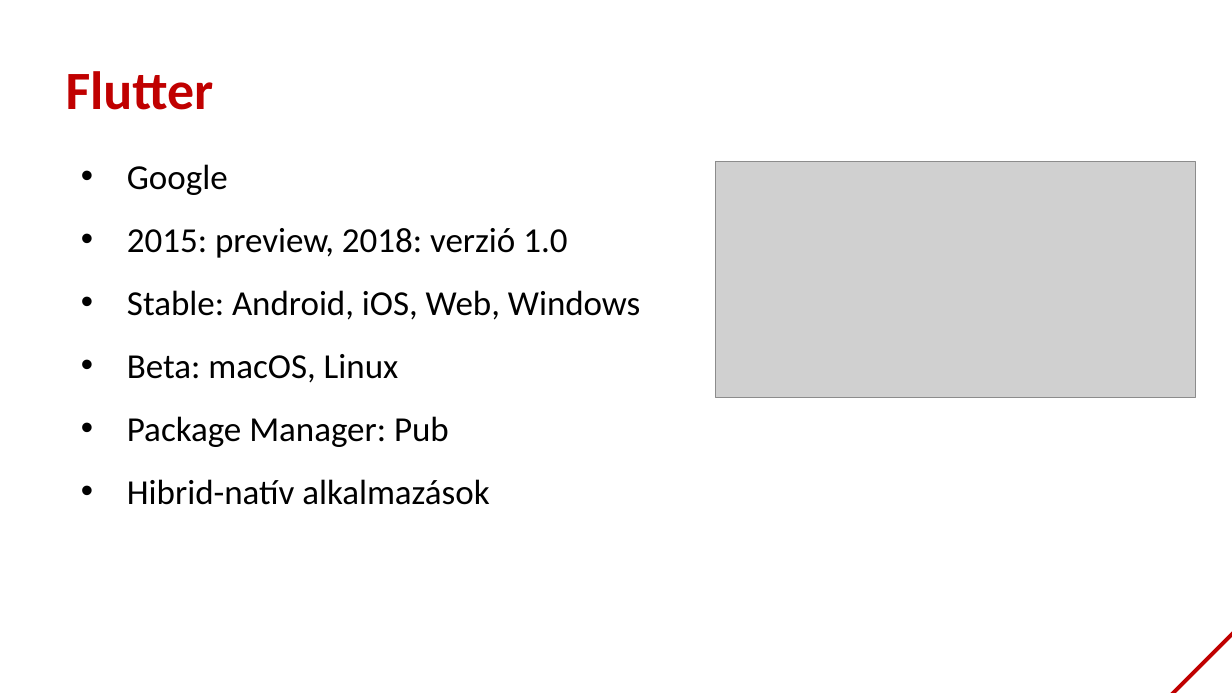
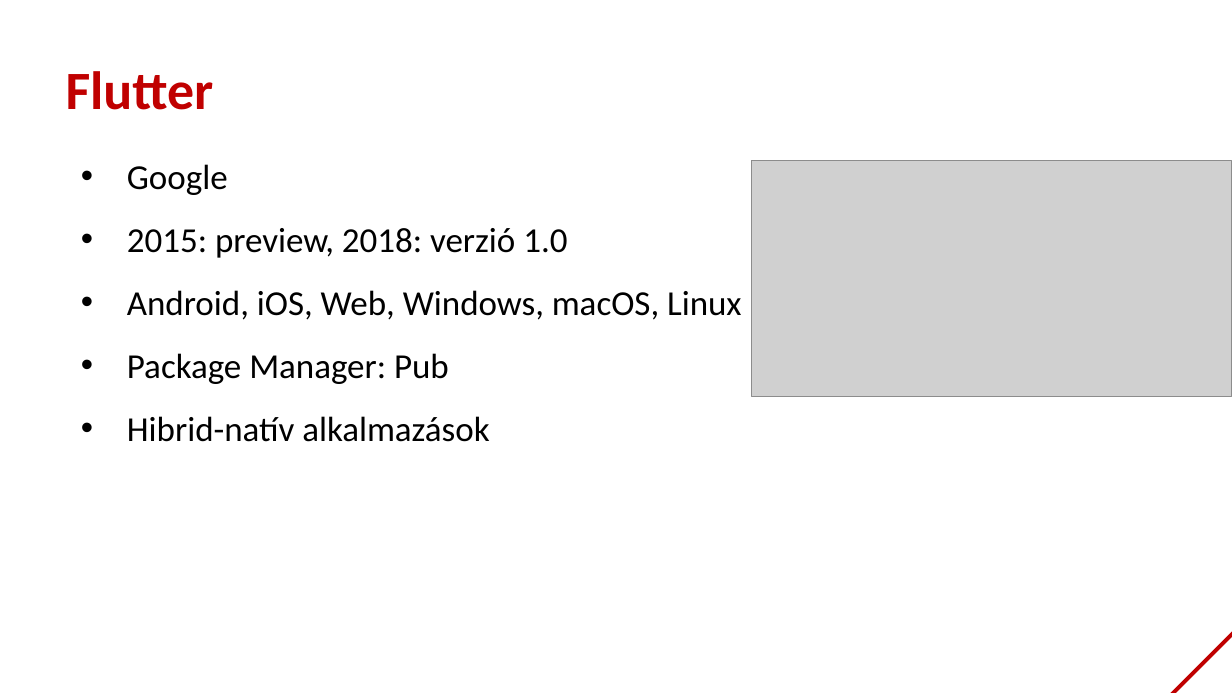
Before and after one commit to bmeaut/VIAUAV45, a slide deck: slide 5 of extras/lecture_01_2021.pptx. Drawn at 1232x693 pixels with LibreOffice and Linux fonts; fonts in the diff are those of the drawing; grey boxes stand for pictures; background and template pictures are left out. Boxes give left, top, right and bottom in pixels: in the first picture for what was removed or moved away, otherwise in the second. Text is boxed around its words. In the diff, an @@ line names an element or a change of style, - is before the commit and + after.

Commit message:
Update lecture 1 presentation

```diff
--- a/extras/lecture_01_2021.pptx
+++ b/extras/lecture_01_2021.pptx
@@ picture: place and size @@
-picture at [715,161,1196,397]
+picture at [752,161,1232,397]
@@ text at [127,290,742,320]: text changed @@
-• Stable: Android, iOS, Web, Windows
-• Beta: macOS, Linux
+• Android, iOS, Web, Windows, macOS, Linux
```
Also in this commit, not shown: 2 other slides changed.
